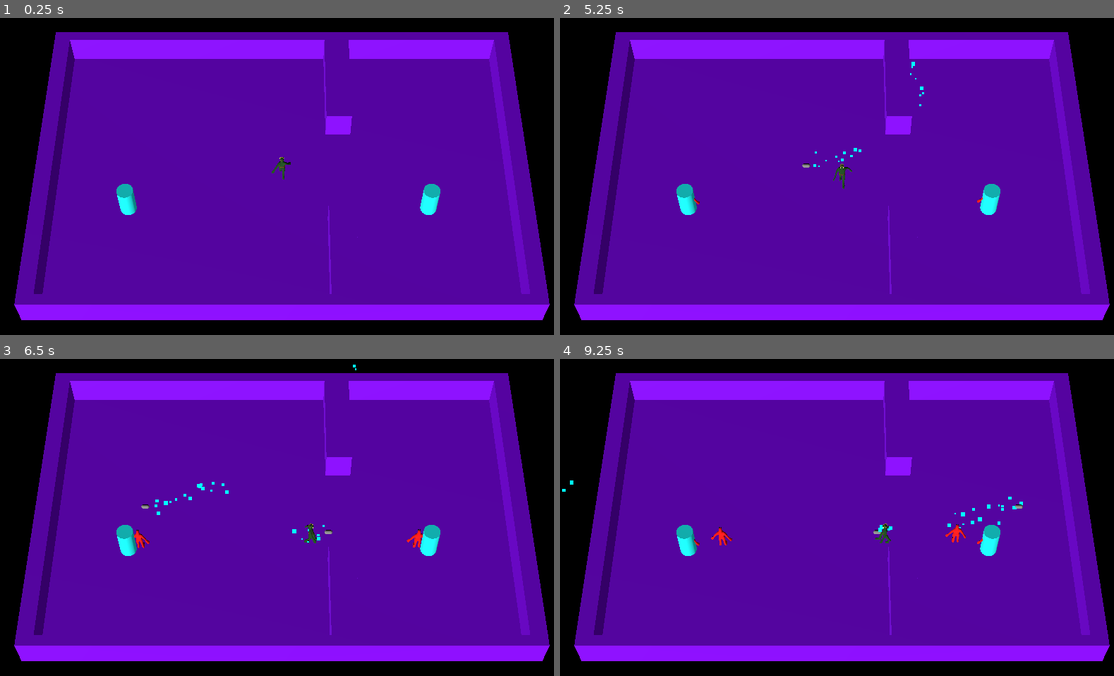
Above: before the commit, frames 1-4 (two rows, left to right).
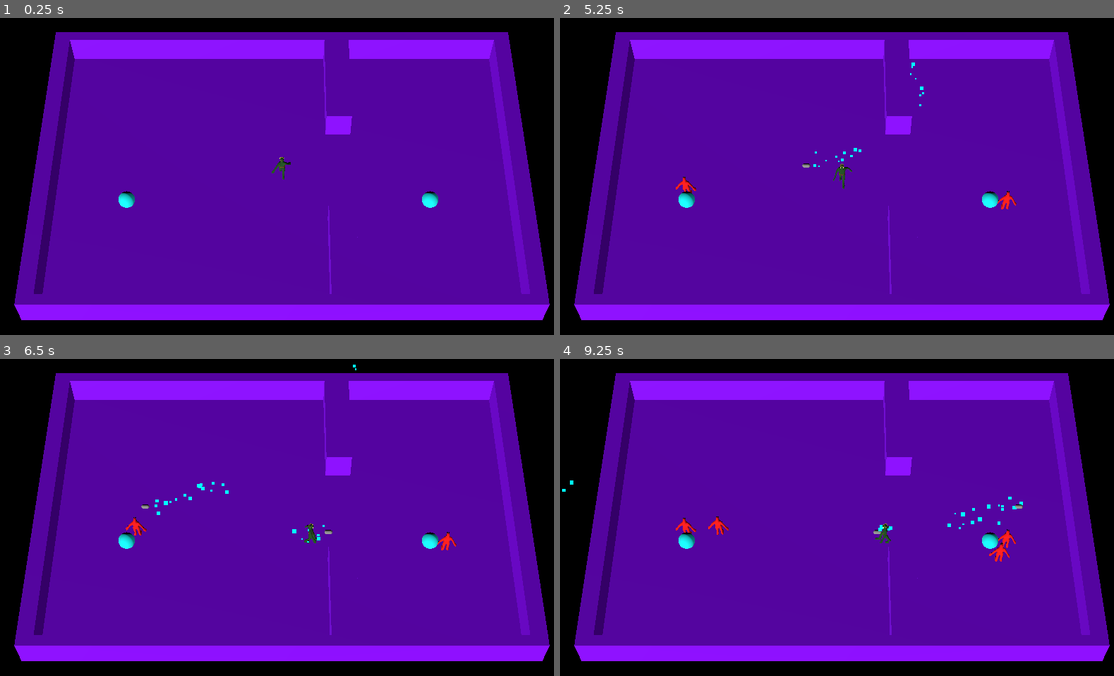
Above: after the commit, the same moments.

Repository: ralabate/30ddl
Game: Godot game, scene res://main.tscn
The game is run twice, just before and just after one commit, with the same random seed, the same clock (stepped at 60 frames per second) and the same inputs.
Inputs:
- Up to frame 1 (0.25 s): no input
- Up to frame 2 (5.25 s): tap Enter (ui_accept) at 0.5, 0.77, 1.52, 3.02, 3.77, 4.52 s; hold Right (ui_right) 0.53-1.28 s; hold Down (ui_down) 1.28-2.03 s; hold Right (ui_right) 2.03-2.78 s; hold Up (ui_up) 2.78-3.53 s; hold Left (ui_left) 3.53-5.03 s; hold Down (ui_down) from 5.03 s (still down)
- Up to frame 3 (6.5 s): release Down (ui_down) at 5.78 s; hold Right (ui_right) from 5.78 s (still down); tap Enter (ui_accept) at 6.02 s
- Up to frame 4 (9.25 s): release Right (ui_right) at 6.53 s; hold Up (ui_up) 6.53-7.28 s; tap Enter (ui_accept) at 6.77, 7.52, 9.02 s; hold Right (ui_right) 7.28-8.03 s; hold Down (ui_down) 8.03-8.78 s; hold Left (ui_left) from 8.78 s (still down)

The runs differ from the first frame. In frame 1, 0.4% of the frame differs, in the area x 21-80%, y 52-63%; in frame 2, 0.5%; in frame 3, 0.7%; in frame 4, 0.8%, in the area x 20-83%, y 49-64%.
Error after the commit: Invalid access of index '1' on a base object of type: 'Array[Dictionary]'. (res://log.gd:9)

Commit message:
using an hp component

Diff:
--- a/gauntlet/badguy.gd
+++ b/gauntlet/badguy.gd
@@ -1,13 +1,9 @@
 extends CharacterBody3D
 
-
-@export var MAX_HITPOINTS = 5
-var current_hitpoints = MAX_HITPOINTS
 
 @onready var navigation_agent: NavigationAgent3D = %NavigationAgent3D
 
 var movement_speed: float = 0.5
-
 
 
 func _ready():
@@ -38,11 +34,5 @@
 	move_and_slide()
 
 
-func damage(amount):
-	current_hitpoints -= amount
-	if current_hitpoints <= 0:
-		queue_free()
-
-
 func set_movement_target(movement_target: Vector3):
 	navigation_agent.set_target_position(movement_target)
--- a/gauntlet/badguy.tscn
+++ b/gauntlet/badguy.tscn
@@ -1,7 +1,8 @@
-[gd_scene load_steps=4 format=3 uid="uid://dysqmwq3wem2k"]
+[gd_scene load_steps=5 format=3 uid="uid://dysqmwq3wem2k"]
 
 [ext_resource type="Script" uid="uid://clhircl18kdhh" path="res://badguy.gd" id="1_apgvv"]
 [ext_resource type="PackedScene" uid="uid://qo85vi3b3odi" path="res://bad_lizard_idle.glb" id="1_lf2yb"]
+[ext_resource type="Script" uid="uid://bund4vdf4u4yo" path="res://health_component.gd" id="3_0b8a1"]
 
 [sub_resource type="CapsuleShape3D" id="CapsuleShape3D_apgvv"]
 
@@ -19,3 +20,8 @@
 
 [node name="NavigationAgent3D" type="NavigationAgent3D" parent="."]
 unique_name_in_owner = true
+
+[node name="HealthComponent" type="Node" parent="."]
+script = ExtResource("3_0b8a1")
+MAX_HEALTH = 5
+metadata/_custom_type_script = "uid://bund4vdf4u4yo"
--- a/gauntlet/badguy_spawner.gd
+++ b/gauntlet/badguy_spawner.gd
@@ -1,9 +1,8 @@
-extends Node3D
+extends StaticBody3D
 
 
 signal spawn_badguy(position: Vector3)
 
-@onready var badguy_template = preload("res://badguy.tscn")
 @onready var timer = %Timer
 
 
@@ -13,5 +12,4 @@
 
 
 func _on_timer_timeout() -> void:
-	print("spawn!")
 	spawn_badguy.emit(global_position)
--- a/gauntlet/badguy_spawner.tscn
+++ b/gauntlet/badguy_spawner.tscn
@@ -1,14 +1,19 @@
-[gd_scene load_steps=4 format=3 uid="uid://dcyd6q7bb3k6m"]
+[gd_scene load_steps=6 format=3 uid="uid://dcyd6q7bb3k6m"]
 
 [ext_resource type="Script" uid="uid://cj0c35fieqoef" path="res://badguy_spawner.gd" id="1_irkoj"]
+[ext_resource type="Script" uid="uid://bund4vdf4u4yo" path="res://health_component.gd" id="2_5vgoc"]
 
 [sub_resource type="StandardMaterial3D" id="StandardMaterial3D_irkoj"]
 albedo_color = Color(0, 1, 1, 1)
 
-[sub_resource type="CylinderMesh" id="CylinderMesh_5vgoc"]
+[sub_resource type="SphereMesh" id="SphereMesh_5vgoc"]
 material = SubResource("StandardMaterial3D_irkoj")
 
-[node name="BadguySpawner" type="Node3D"]
+[sub_resource type="SphereShape3D" id="SphereShape3D_od4cw"]
+
+[node name="BadguySpawner" type="StaticBody3D"]
+collision_layer = 4
+collision_mask = 7
 script = ExtResource("1_irkoj")
 
 [node name="Timer" type="Timer" parent="."]
@@ -16,6 +21,14 @@
 wait_time = 4.0
 
 [node name="MeshInstance3D" type="MeshInstance3D" parent="."]
-mesh = SubResource("CylinderMesh_5vgoc")
+mesh = SubResource("SphereMesh_5vgoc")
+
+[node name="CollisionShape3D" type="CollisionShape3D" parent="."]
+shape = SubResource("SphereShape3D_od4cw")
+
+[node name="HealthComponent" type="Node" parent="."]
+script = ExtResource("2_5vgoc")
+MAX_HEALTH = 10
+metadata/_custom_type_script = "uid://bund4vdf4u4yo"
 
 [connection signal="timeout" from="Timer" to="." method="_on_timer_timeout"]
--- a/gauntlet/bullet.gd
+++ b/gauntlet/bullet.gd
@@ -14,7 +14,6 @@
 
 
 func _on_body_entered(body: Node3D) -> void:
-	if body.is_in_group("badguys"):
-		body.damage(DAMAGE)
-
+	var health_component = body.get_node("HealthComponent") as HealthComponent
+	health_component.damage(1)
 	queue_free()
--- /dev/null
+++ b/gauntlet/health_component.gd
@@ -0,0 +1,20 @@
+extends Node
+class_name HealthComponent
+
+
+signal damage_received(amount: int)
+signal death
+
+@export var MAX_HEALTH = 0
+@onready var current_health = MAX_HEALTH
+
+
+func damage(amount: int):
+	current_health -= amount
+	damage_received.emit(amount)
+	Log.info("[%s] took [%s] dmg current_health = [%s]" %
+			[get_parent().name, amount, current_health])
+
+	if current_health <= 0:
+		death.emit()
+		get_parent().queue_free()
--- /dev/null
+++ b/gauntlet/log.gd
@@ -0,0 +1,14 @@
+class_name Log
+
+
+static func info(message: String) -> void:
+	# TODO: This will only work in DEBUG.
+	var stack = get_stack()
+
+	# TODO: There's gotta be a better way...
+	var current_line = stack[1]
+	var source = current_line["source"] as String
+	var function = current_line["function"] as String
+
+	print_rich("[color=green][INFO][/color][color=pink][%s-> %s]:[/color] %s"
+			% [source.get_file().to_upper(), function, message])
Not shown, added: gauntlet/health_component.gd.uid
